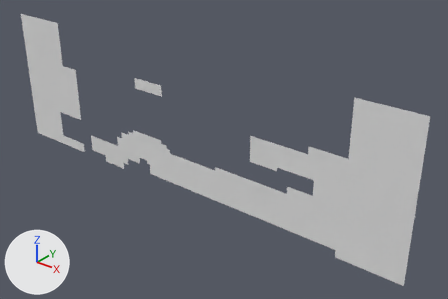
The OBJ model NinjaTheHappyHour/Assets/Tiled2Unity/Meshes/cenario.obj: old version first, new version second.
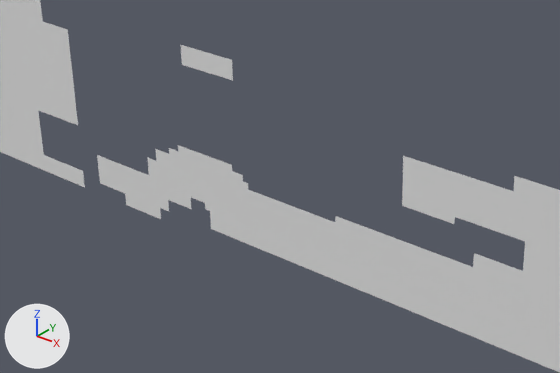
Old and new are each drawn whole from a camera (50 mm lens) standing at (21.8, -63.7, 26.6) and looking at (-31.6, 3.1, -14.8) and again close up on the part from 9% to 74% of the width and 18% to 83% of the height. The axes (+X, +Y, +Z) are drawn at lower left. The lights are the same throughout. Where no turn or scale is listed for an object, it has been applied to the vertices.

Objects in the first close-up: 'cenario'.
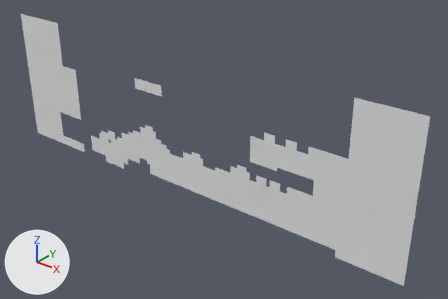
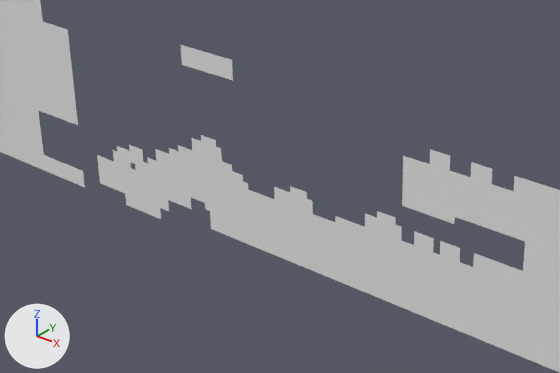
Where the change shows, as pixel boxes (x1, y1, x2, y2) in the close-ups (560 x 373 px):
part 1 of me_cenario, added
    after: (113, 135, 493, 262)

Diff of the bpy script that builds the scene:
```diff
--- a/NinjaTheHappyHour/Assets/Tiled2Unity/Meshes/cenario.obj.py
+++ b/NinjaTheHappyHour/Assets/Tiled2Unity/Meshes/cenario.obj.py
@@ me_cenario @@
 # used by ob_cenario; location = (0.0, 0.0, 0.0)
-me_cenario.from_pydata(...)  # 2777 vertices, 2517 faces; spans x -75.6..0.0, y 0.0, z -23.3..0.0
+me_cenario.from_pydata(...)  # 2892 vertices, 2612 faces; spans x -75.6..0.0, y 0.0, z -23.3..0.0
+# me_cenario part 1
+# 46 new vertices lie (0.0, 0.0, 0.6) away from vertices in x -57.0..-16.9, y 0.0, z -19.2..-9.3
+# 39 new vertices lie (0.0, 0.0, 0.6) away from vertices in x -57.0..-16.9, y 0.0, z -18.6..-8.7
+# 14 new vertices lie (0.0, 0.0, 0.5) away from vertices in x -56.4..-43.1, y 0.0, z -18.0..-14.5
+# 16 new vertices lie (0.0, 0.0, 0.6) away from vertices in x -54.7..-25.0, y 0.0, z -17.5..-14.0
+# 95 new faces join them
```
